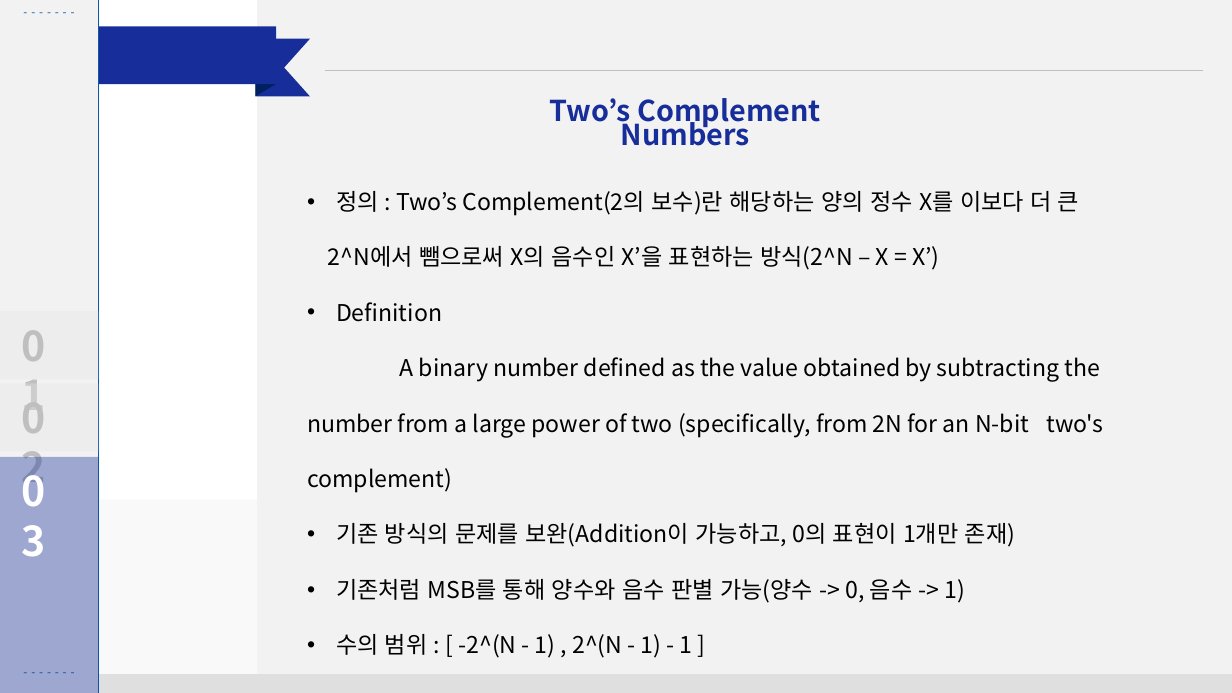
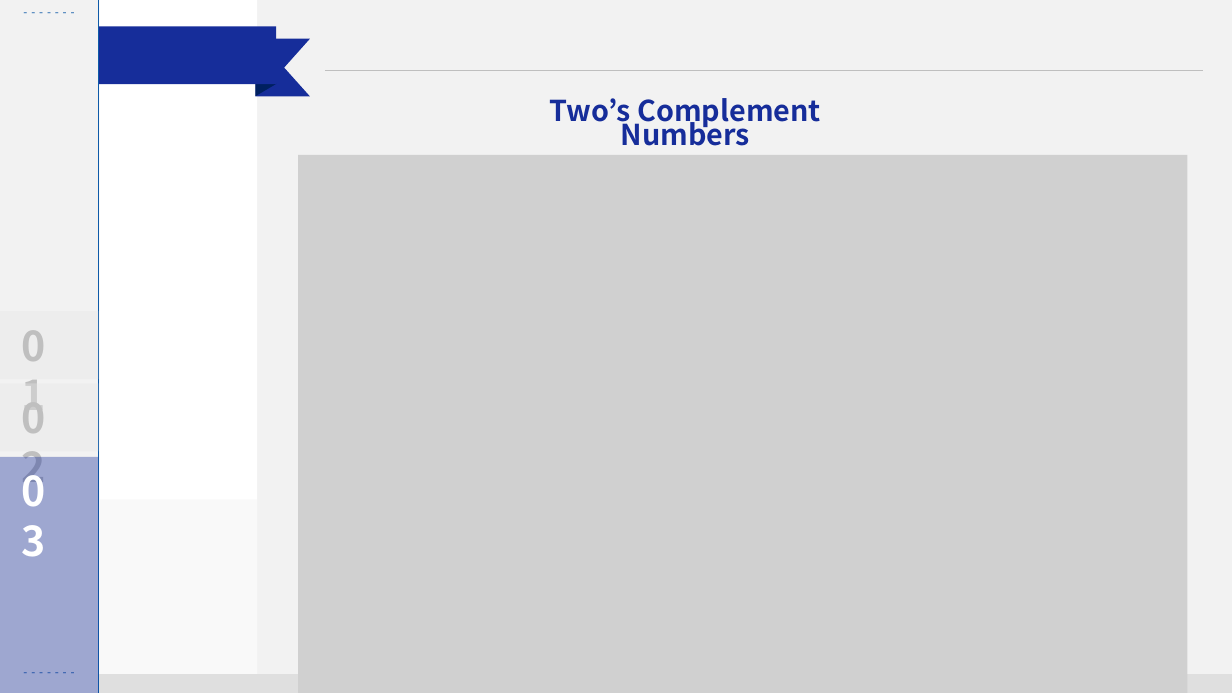
Before and after one commit to RE-CODER-2022/Digital-Logic-Circuit, a slide deck: slide 21 of 1_digital_logic_circuit.pptx. Drawn at 1232x693 pixels with LibreOffice and Linux fonts; fonts in the diff are those of the drawing; grey boxes stand for pictures. Boxes give left, top, right and bottom in pixels: in the first picture for what was removed or moved away, otherwise in the second. Text is boxed around its words. In the diff, an @@ line names an element or a change of style, - is before the commit and + after.

Commit message:
[수정] 1주차 강의자료

```diff
--- a/1_digital_logic_circuit.pptx
+++ b/1_digital_logic_circuit.pptx
@@ picture added at (299, 155, 1188, 693) @@
@@ text removed at (307, 191, 1103, 658) @@
-• 정의 : Two’s Complement(2의 보수)란 해당하는 양의 정수 X를 이보다 더 큰
-2^N에서 뺌으로써 X의 음수인 X’을 표현하는 방식(2^N – X = X’)
-• Definition
-A binary number defined as the value obtained by subtracting the number from a large power of two (specifically, from 2N for an N-bit two's complement)
-• 기존 방식의 문제를 보완(Addition이 가능하고, 0의 표현이 1개만 존재)
-• 기존처럼 MSB를 통해 양수와 음수 판별 가능(양수 -> 0, 음수 -> 1)
-• 수의 범위 : [ -2^(N - 1) , 2^(N - 1) - 1 ]
```
